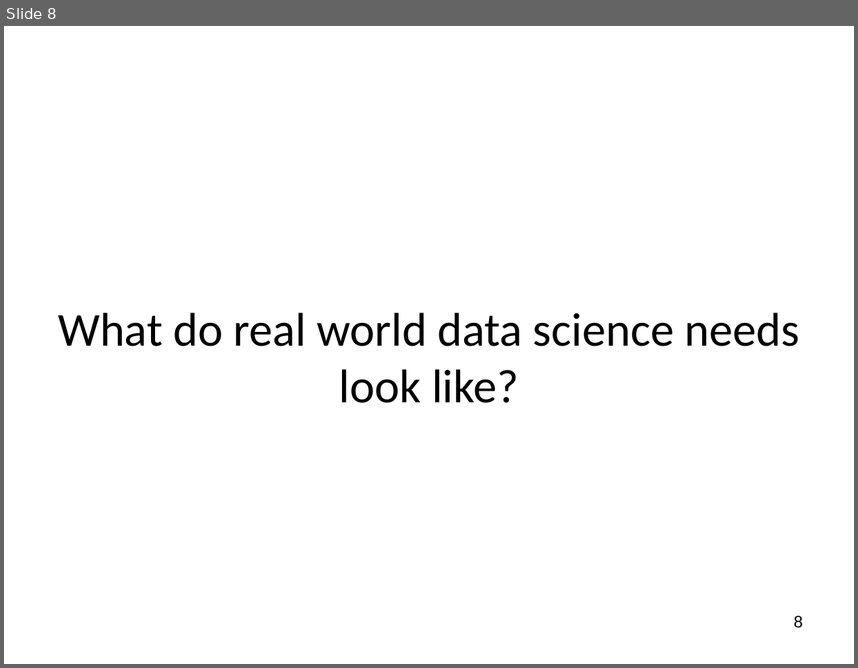
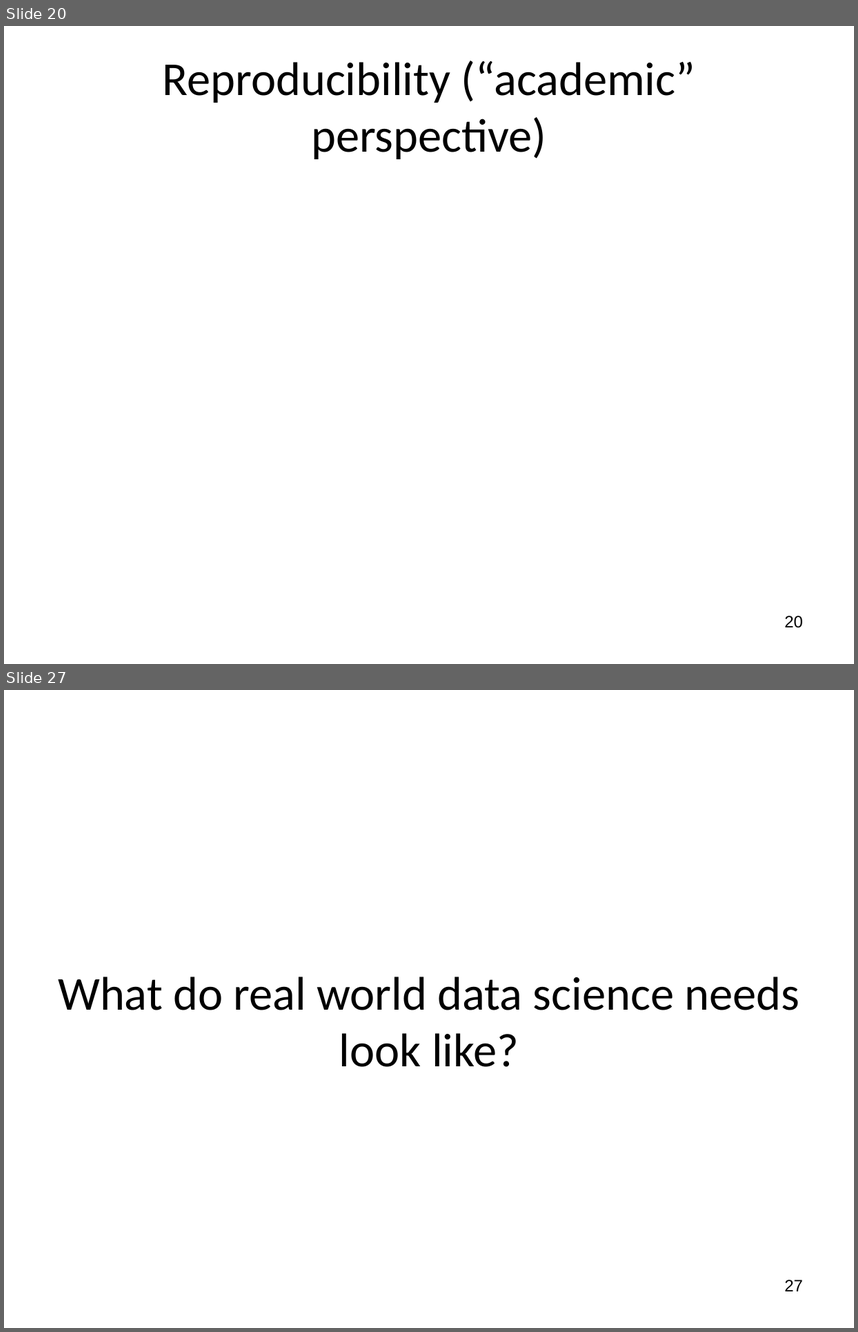
Before and after one commit to wsphd/datajam2018, a slide deck: dj2018.pptx. Shown one above the other, each under a label of ours: slide 8 before the commit, slides 20 and 27 after it; the slides between them are not shown. The pictures are 858x668 and 858x1332 pixels, drawn with LibreOffice and Linux fonts; fonts in the diff are those of the drawing. Boxes give left, top, right and bottom in pixels: in the first picture for what was removed or moved away, otherwise in the second. Text is boxed around its words. In the diff, an @@ line names an element or a change of style, - is before the commit and + after.

```diff
--- a/dj2018.pptx
+++ b/dj2018.pptx
@@ slide 20 added at [4,26,854,664], background #FFFFFF @@
@@ title added at [163,60,695,159], 40 pt, text #000000 @@
+Reproducibility (“academic” perspective)
@@ page number added at [784,615,803,628], 14 pt, text #000000 @@
+20
@@ what was slide 8 is now slide 27 @@
@@ page number at [784,1279,803,1291]: text changed @@
-8
+27
```
Also in this commit, not shown: 4 slides changed, 18 other slides added.
